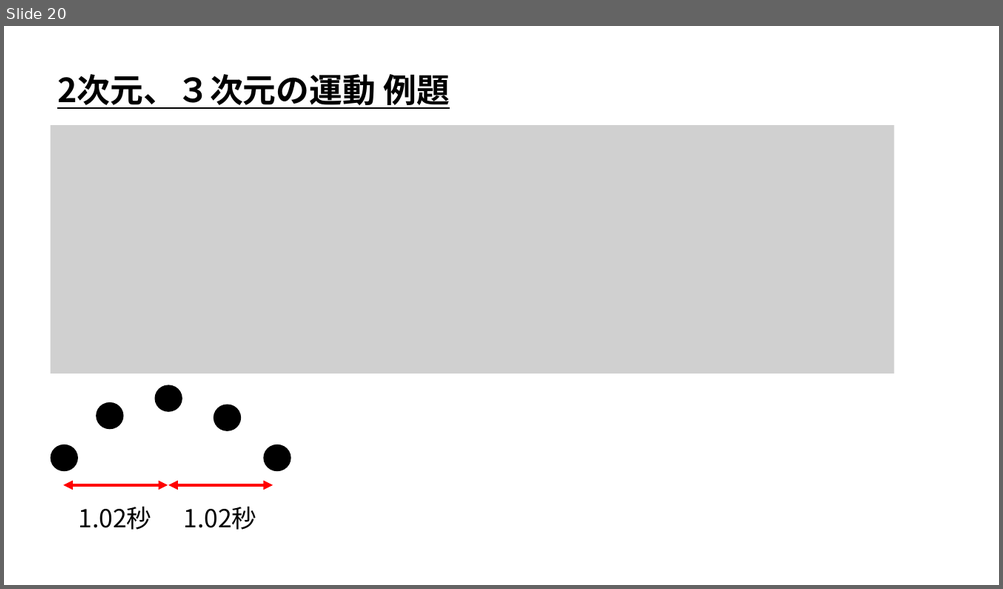
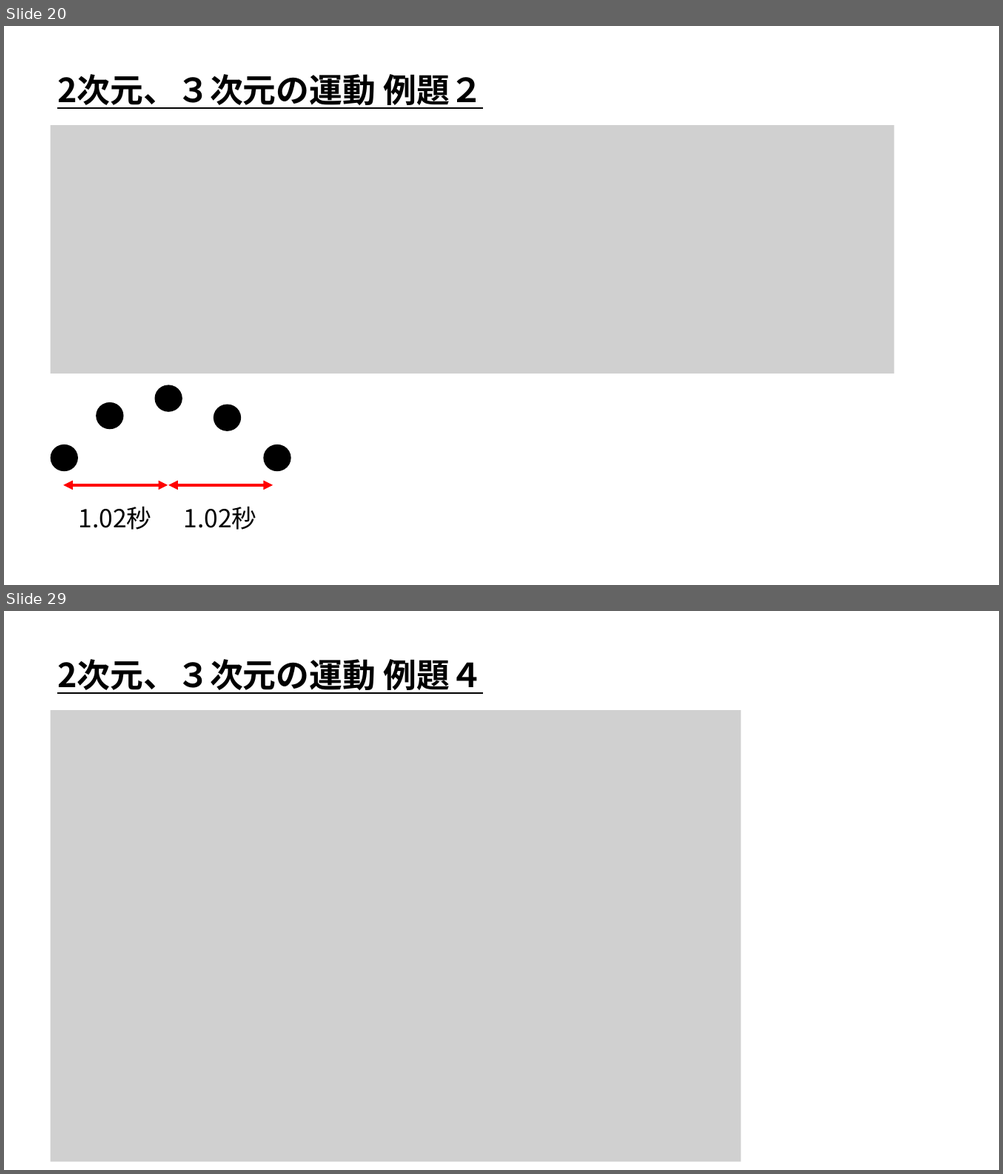
Before and after one commit to ArakiYusuke-Ohara/Textbook, a slide deck: ゲーム科2年/00_前期/ゲーム開発Ⅰ/ゲーム物理学/座学/12_二次元、三次元の運動.pptx. Shown one above the other, each under a label of ours: slide 20 before the commit, slides 20 and 29 after it; the slides between them are not shown. The pictures are 1003x589 and 1003x1174 pixels, drawn with LibreOffice and Linux fonts; fonts in the diff are those of the drawing; grey boxes stand for pictures. Boxes give left, top, right and bottom in pixels: in the first picture for what was removed or moved away, otherwise in the second. Text is boxed around its words. In the diff, an @@ line names an element or a change of style, - is before the commit and + after.

Commit message:
例題増やした

```diff
--- a/ゲーム科2年/00_前期/ゲーム開発Ⅰ/ゲーム物理学/座学/12_二次元、三次元の運動.pptx
+++ b/ゲーム科2年/00_前期/ゲーム開発Ⅰ/ゲーム物理学/座学/12_二次元、三次元の運動.pptx
@@ slide 29 added at box(4, 611, 999, 1170), background #FFFFFF @@
@@ text added at box(57, 659, 482, 694), 32 pt, text #000000, bold, underline @@
+2次元、３次元の運動 例題４
@@ picture added at box(51, 710, 740, 1162) @@
@@ slide 20 changed as well @@
@@ text at box(57, 74, 482, 109): text changed @@
-2次元、３次元の運動 例題
+2次元、３次元の運動 例題２
```
Also in this commit, not shown: 12 other slides changed, 10 other slides added.
